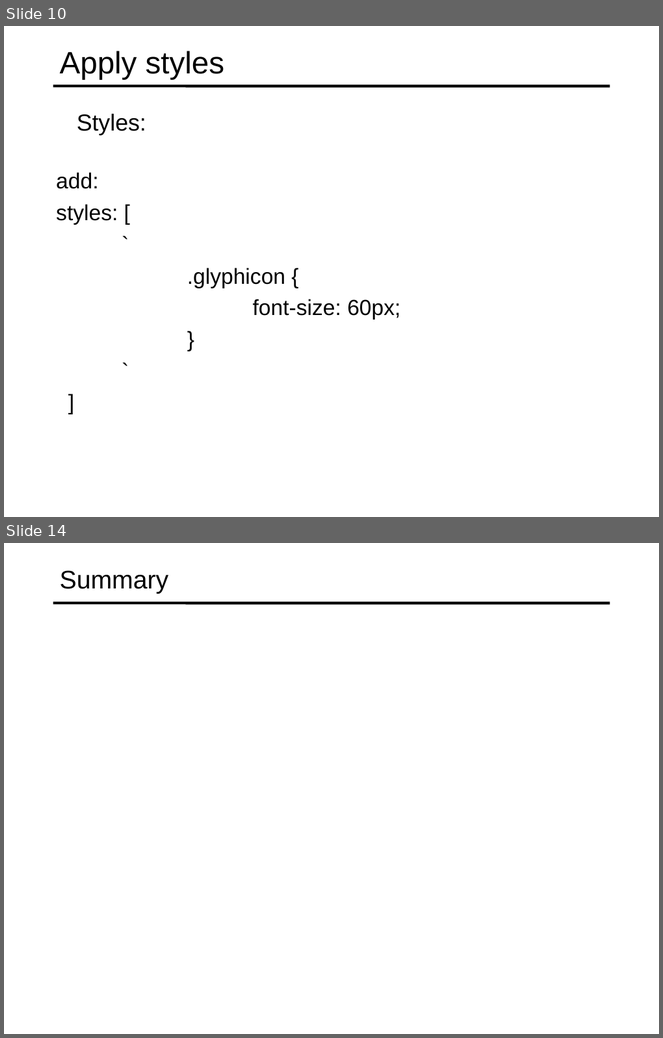
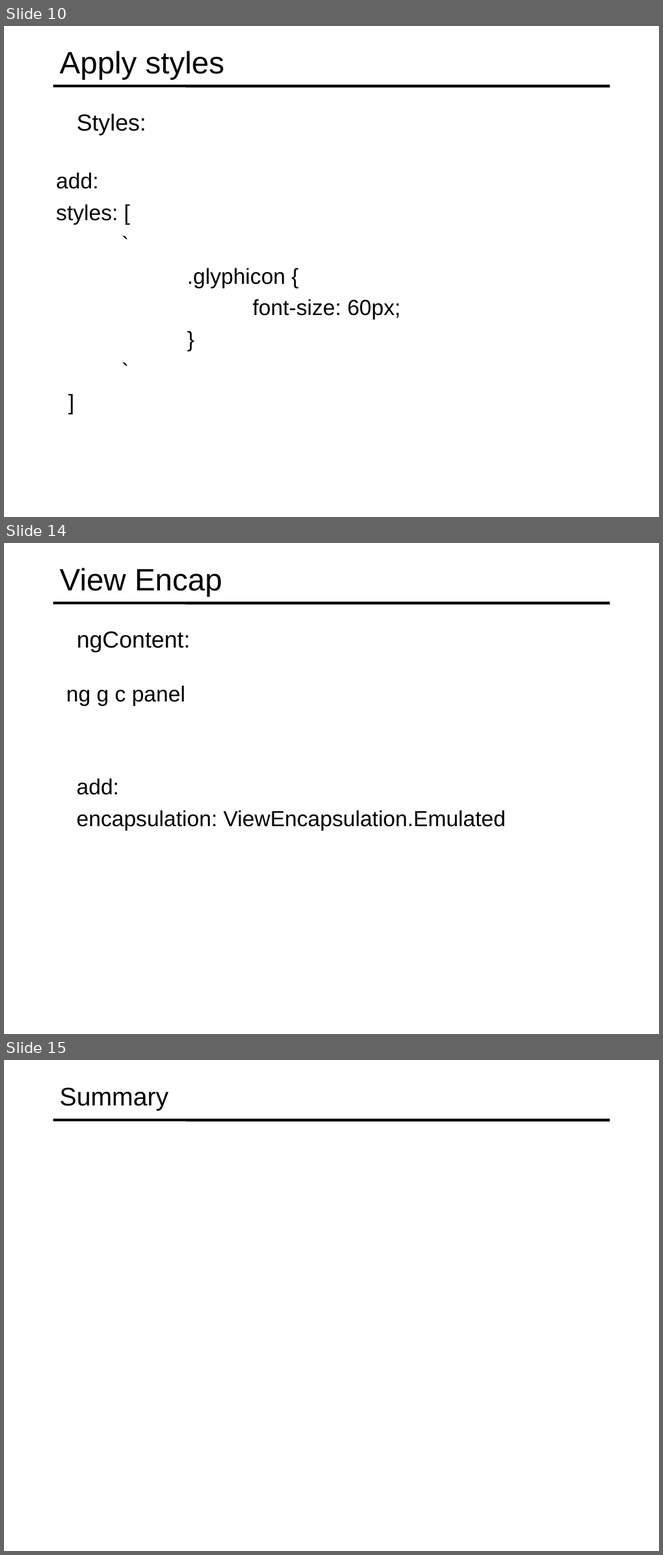
Before and after one commit to specter01wj/Jago_Link_Training, a slide deck: Angular/Angular7/Angular Advanced Course/Essentials/3.Building Re-usable Components/L3_Building Re-usable Components.ppt. Shown one above the other, each under a label of ours: slides 10 and 14 before the commit, slides 10, 14 and 15 after it; the slides between them are not shown. The pictures are 663x1038 and 663x1555 pixels, drawn with LibreOffice and Linux fonts; fonts in the diff are those of the drawing. Boxes give left, top, right and bottom in pixels: in the first picture for what was removed or moved away, otherwise in the second. Text is boxed around its words. In the diff, an @@ line names an element or a change of style, - is before the commit and + after.

Commit message:
09/05/2019 v1

```diff
--- a/Angular/Angular7/Angular Advanced Course/Essentials/3.Building Re-usable Components/L3_Building Re-usable Components.ppt
+++ b/Angular/Angular7/Angular Advanced Course/Essentials/3.Building Re-usable Components/L3_Building Re-usable Components.ppt
@@ slide 14 added at box(4, 543, 659, 1034), background #FFFFFF; not listed: 1 template element that a slide beside it also shows @@
@@ title added at box(60, 568, 222, 597), 34 pt, text #000000 @@
+View Encap
@@ text added at box(77, 631, 191, 653), 25.5 pt, text #000000 @@
+  ngContent:
@@ text added at box(66, 685, 185, 706), 24 pt, text #000000 @@
+  ng g c panel
@@ text added at box(77, 778, 506, 831), 24 pt, text #000000 @@
+  add:
+  encapsulation: ViewEncapsulation.Emulated
@@ what was slide 14 is now slide 15 @@
```
Also in this commit, not shown: 3 slides changed.
